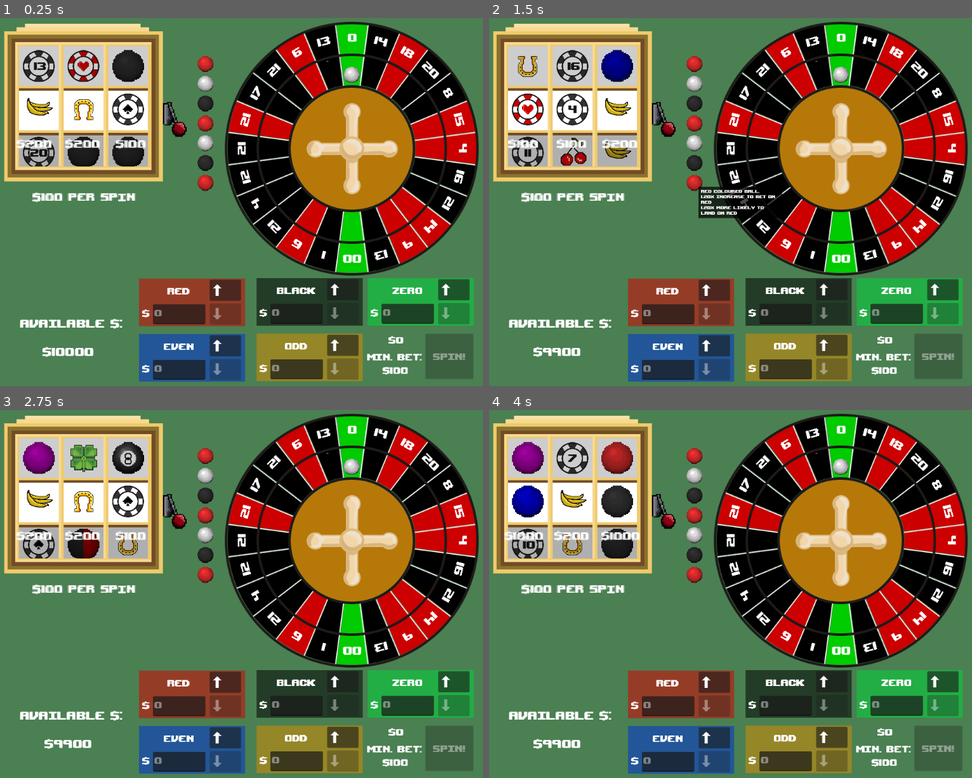
Above: before the commit, frames 1-4 (two rows, left to right).
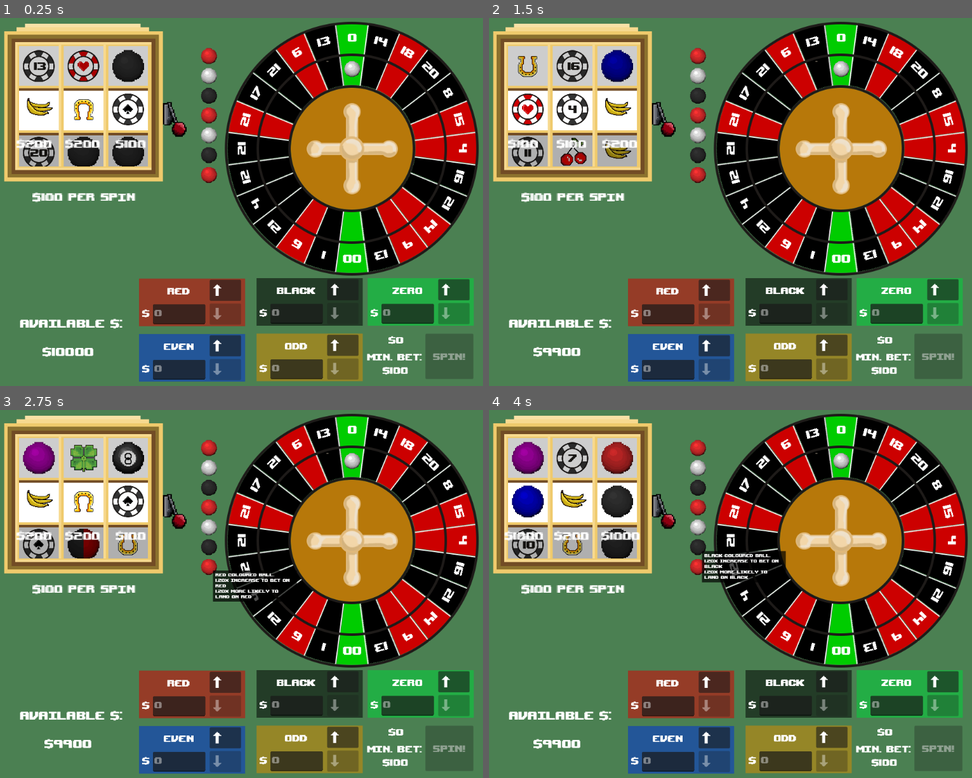
Above: after the commit, the same moments.

Repository: RossRKK/gmtk-game-jam-2025
Game: Godot game, scene res://scenes/roulette_scene.tscn
Two runs of this game, one before a commit and one after it. Both use one fixed random seed, a clock stepped at 60 frames per second and the inputs below. Sound files missing from this copy of the repository are replaced by a short silence.
Inputs (mouse positions are in pixels of both pictures, inside the frame that each line leads up to):
- Up to frame 1 (0.25 s): no input
- Up to frame 2 (1.5 s): click (662, 102) at 0.5 s; click (696, 183) at 1.27 s
- Up to frame 3 (2.75 s): click (207, 568) at 2.02 s
- Up to frame 4 (4 s): click (696, 553) at 2.77 s; click (696, 546) at 3.52 s

The runs differ from the first frame. In frame 1, 1.3% of the frame differs, in the area x 40-75%, y 8-48%; in frame 2, 2.0%, in the area x 40-75%, y 8-55%; in frame 3, 2.0%; in frame 4, 1.9%.

Commit message:
Fixed ball alignment issues:

Diff:
--- a/scenes/roulette_scene.tscn
+++ b/scenes/roulette_scene.tscn
@@ -26,7 +26,7 @@
 color = Color(0.295, 0.5, 0.322333, 1)
 
 [node name="BallQueue" type="Node2D" parent="."]
-position = Vector2(410, 341)
+position = Vector2(433, 341)
 script = ExtResource("2_fubdj")
 ball_distance = 40.0
 metadata/_custom_type_script = "uid://t3cibs3d1ubp"
--- a/scripts/balls/ball.gd
+++ b/scripts/balls/ball.gd
@@ -1,4 +1,4 @@
-extends TextureButton
+extends Node2D
 class_name RouletteBall
 const SPRITE_SCALE = 0.5
 
@@ -7,14 +7,29 @@
 static func make_basic_ball() -> RouletteBall:
 	return RouletteBall.new()
 
+var texture_normal: Texture2D
+var internal_button: TextureButton
+
 func _init() -> void:
 	texture_normal = preload("res://assets/png/ball_base.png")
 	scale *= SPRITE_SCALE
 
 func _ready() -> void:
-	mouse_entered.connect(_mouse_entered)
-	mouse_exited.connect(_mouse_exited)
+	internal_button = TextureButton.new()
+	internal_button.texture_normal = texture_normal
+	internal_button.mouse_entered.connect(_mouse_entered)
+	internal_button.mouse_exited.connect(_mouse_exited)
+	internal_button.ready.connect(internal_ready)
+	add_child(internal_button)
 
+
+func internal_ready() -> void:
+	var dimensions = internal_button.get_rect().size
+	print(dimensions)
+	internal_button.position -= dimensions/2
+
+func _process(delta: float) -> void:
+	pass
 
 # multiplicative effect on segment probability based on ho much the balls likes it
 func segment_affinity(segment: Segment) -> float:
--- a/scripts/roulette_wheel/roulette_wheel.gd
+++ b/scripts/roulette_wheel/roulette_wheel.gd
@@ -15,7 +15,7 @@
 
 @onready var segment_handler: SegmentHandler = $SegmentHandler
 
-var ball_distance: float = 164.0
+var ball_distance: float = 160.0
 
 @onready var ball_queue: BallQueue = get_parent().get_node("BallQueue")
 
@@ -40,7 +40,6 @@
 var stop_rotation: float
 
 var ball_offset_out = Vector2.UP * ball_distance
-var ball_offset_orthogonal = Vector2.LEFT * 17
 
 
 func _ready() -> void:
@@ -62,7 +61,7 @@
 func receive_ball(b: RouletteBall) -> void:
 	remove_child(ball)
 	ball = b
-	ball.position = ball_offset_out + ball_offset_orthogonal
+	ball.position = ball_offset_out
 	add_child(ball)
 
 func _start_spin(bs: Array[Bet]) -> void:
@@ -112,7 +111,9 @@
 		self.position.y += cos(normalised_time * wobble_frequency * PI) * speed_at_time * wobble_amplitude
 
 		var angle = lerp_angle(ball_initial_rotation, target_rotation, ball_curve.sample(normalised_time))
-		ball.position = ball_offset_out.rotated(angle) + ball_offset_orthogonal.rotated(angle)
+		var new_position = ball_offset_out.rotated(angle)
+		ball.position = new_position
+		#ball.rotate(angle)
 
 	if state == WheelState.Returning:
 		self.rotation = lerp_angle(stop_rotation, 0, return_curve.sample(normalised_time))
